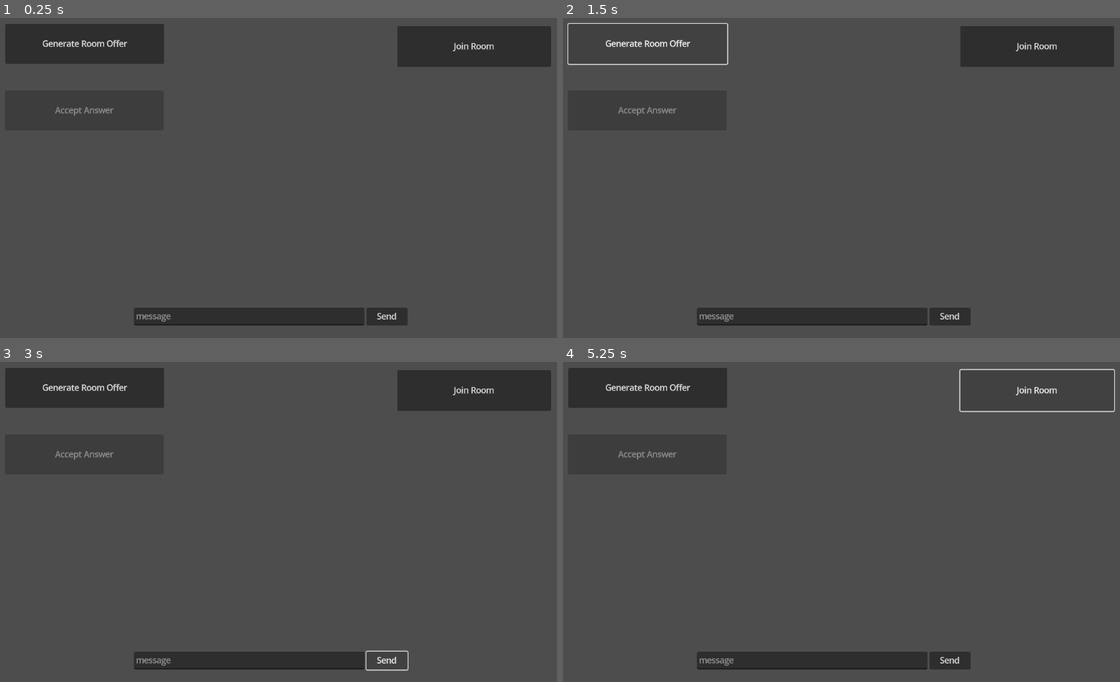
Above: before the commit, frames 1-4 (two rows, left to right).
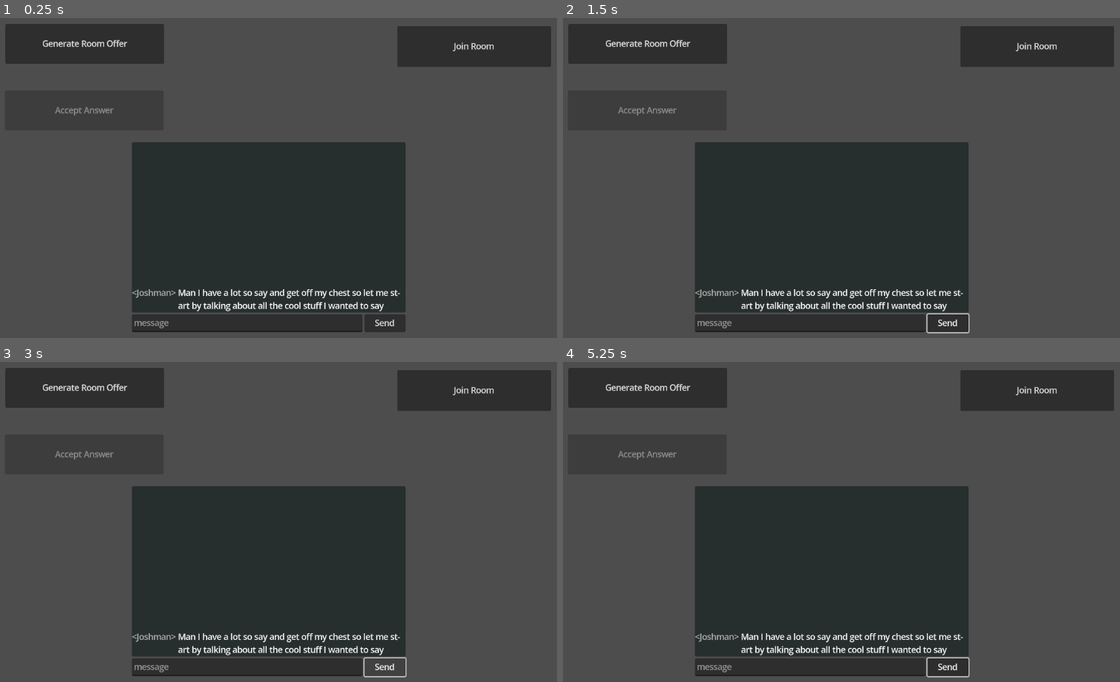
Above: after the commit, the same moments.

Repository: LegoGuy32109/godot-js-bridge
Game: Godot game, scene res://Test.tscn
Same seed, same stepped clock (60 frames per second), same inputs: the game is played once before the commit and once after it.
Inputs:
- Up to frame 1 (0.25 s): no input
- Up to frame 2 (1.5 s): click "Send" at 0.5 s; click "Generate Room Offer" at 1.25 s
- Up to frame 3 (3 s): click "Generate Room Offer" at 2 s; click "Send" at 2.75 s
- Up to frame 4 (5.25 s): click "Generate Room Offer" at 3.5 s; click "Send" at 4.25 s; click "Join Room" at 5 s

The runs differ from the first frame. In frame 1, 27% of the frame differs, in the area x 23-74%, y 38-99%; in frame 2, 27%, in the area x 0-74%, y 1-99%; in frame 3, 27%; in frame 4, 27%.

Commit message:
chat win setup, not make chat message appear in UI

Diff:
--- a/Test.tscn
+++ b/Test.tscn
@@ -4,12 +4,10 @@
 
 [node name="Lobby UI" type="CanvasLayer"]
 script = ExtResource("1_moqa0")
-metadata/_edit_lock_ = true
 
 [node name="Host Controls" type="Control" parent="."]
 layout_mode = 3
 anchors_preset = 0
-metadata/_edit_lock_ = true
 
 [node name="accept_answer_button" type="Button" parent="Host Controls"]
 unique_name_in_owner = true
@@ -37,12 +35,14 @@
 
 [node name="Guest Controls" type="Control" parent="."]
 layout_mode = 3
-anchors_preset = 0
-offset_left = 1153.0
+anchors_preset = 1
+anchor_left = 1.0
+anchor_right = 1.0
+offset_left = 1.0
 offset_top = 3.0
-offset_right = 1153.0
+offset_right = 1.0
 offset_bottom = 3.0
-metadata/_edit_lock_ = true
+grow_horizontal = 0
 
 [node name="MarginContainer" type="MarginContainer" parent="Guest Controls"]
 layout_mode = 1
@@ -65,29 +65,23 @@
 
 [node name="Chat Interface" type="Control" parent="."]
 layout_mode = 3
-anchor_left = 0.5
-anchor_top = 1.0
-anchor_right = 0.5
+anchors_preset = 15
+anchor_right = 1.0
 anchor_bottom = 1.0
-offset_left = -50.3225
-offset_top = -17.53
-offset_right = 50.3225
 grow_horizontal = 2
-grow_vertical = 0
+grow_vertical = 2
+metadata/_edit_lock_ = true
 
 [node name="MarginContainer" type="MarginContainer" parent="Chat Interface"]
 layout_mode = 1
-anchors_preset = 7
+anchors_preset = 5
 anchor_left = 0.5
-anchor_top = 1.0
 anchor_right = 0.5
-anchor_bottom = 1.0
-offset_left = -297.323
-offset_top = -94.53
-offset_right = 296.677
-offset_bottom = 0.469999
+offset_left = -301.0
+offset_top = 162.405
+offset_right = 293.0
+offset_bottom = 661.405
 grow_horizontal = 2
-grow_vertical = 0
 size_flags_horizontal = 4
 size_flags_vertical = 8
 theme_override_constants/margin_left = 30
@@ -95,10 +89,50 @@
 theme_override_constants/margin_right = 30
 theme_override_constants/margin_bottom = 30
 
-[node name="HSplitContainer" type="HBoxContainer" parent="Chat Interface/MarginContainer"]
+[node name="VBoxContainer" type="VBoxContainer" parent="Chat Interface/MarginContainer"]
+layout_mode = 2
+alignment = 2
+
+[node name="PanelContainer" type="PanelContainer" parent="Chat Interface/MarginContainer/VBoxContainer"]
+self_modulate = Color(0.579472, 0.995113, 1, 1)
 layout_mode = 2
 
-[node name="lobby_chat_textedit" type="TextEdit" parent="Chat Interface/MarginContainer/HSplitContainer"]
+[node name="MarginContainer" type="MarginContainer" parent="Chat Interface/MarginContainer/VBoxContainer/PanelContainer"]
+layout_mode = 2
+
+[node name="ScrollContainer" type="ScrollContainer" parent="Chat Interface/MarginContainer/VBoxContainer/PanelContainer/MarginContainer"]
+custom_minimum_size = Vector2(0, 332.445)
+layout_mode = 2
+horizontal_scroll_mode = 0
+
+[node name="Chat Container" type="VBoxContainer" parent="Chat Interface/MarginContainer/VBoxContainer/PanelContainer/MarginContainer/ScrollContainer"]
+layout_mode = 2
+size_flags_horizontal = 3
+size_flags_vertical = 3
+theme_override_constants/separation = 4
+alignment = 2
+
+[node name="Chat Message3" type="HBoxContainer" parent="Chat Interface/MarginContainer/VBoxContainer/PanelContainer/MarginContainer/ScrollContainer/Chat Container"]
+layout_mode = 2
+
+[node name="Label" type="Label" parent="Chat Interface/MarginContainer/VBoxContainer/PanelContainer/MarginContainer/ScrollContainer/Chat Container/Chat Message3"]
+modulate = Color(0.695503, 0.695503, 0.695503, 1)
+clip_contents = true
+layout_mode = 2
+size_flags_vertical = 0
+text = "<Joshman>"
+
+[node name="Label2" type="Label" parent="Chat Interface/MarginContainer/VBoxContainer/PanelContainer/MarginContainer/ScrollContainer/Chat Container/Chat Message3"]
+custom_minimum_size = Vector2(100, 8)
+layout_mode = 2
+size_flags_horizontal = 3
+text = "Man I have a lot so say and get off my chest so let me st-art by talking about all the cool stuff I wanted to say"
+autowrap_mode = 3
+
+[node name="HSplitContainer" type="HBoxContainer" parent="Chat Interface/MarginContainer/VBoxContainer"]
+layout_mode = 2
+
+[node name="lobby_chat_textedit" type="TextEdit" parent="Chat Interface/MarginContainer/VBoxContainer/HSplitContainer"]
 unique_name_in_owner = true
 custom_minimum_size = Vector2(450, 20)
 layout_mode = 2
@@ -111,11 +145,11 @@
 caret_blink = true
 caret_multiple = false
 
-[node name="send_msg_button" type="Button" parent="Chat Interface/MarginContainer/HSplitContainer"]
+[node name="send_msg_button" type="Button" parent="Chat Interface/MarginContainer/VBoxContainer/HSplitContainer"]
 unique_name_in_owner = true
 custom_minimum_size = Vector2(80, 35)
 layout_mode = 2
-size_flags_vertical = 8
+size_flags_vertical = 0
 focus_neighbor_left = NodePath("../lobby_chat_textedit")
 focus_previous = NodePath("../lobby_chat_textedit")
 text = "Send"
@@ -124,4 +158,4 @@
 [connection signal="pressed" from="Host Controls/generate_offers_button" to="." method="_on_generate_offers_button"]
 [connection signal="pressed" from="Host Controls/copy_offer_button" to="." method="_on_copy_offer_button"]
 [connection signal="pressed" from="Guest Controls/MarginContainer/join_room_button" to="." method="_on_join_room_button"]
-[connection signal="pressed" from="Chat Interface/MarginContainer/HSplitContainer/send_msg_button" to="." method="_on_send_msg_button_pressed"]
+[connection signal="pressed" from="Chat Interface/MarginContainer/VBoxContainer/HSplitContainer/send_msg_button" to="." method="_on_send_msg_button_pressed"]
